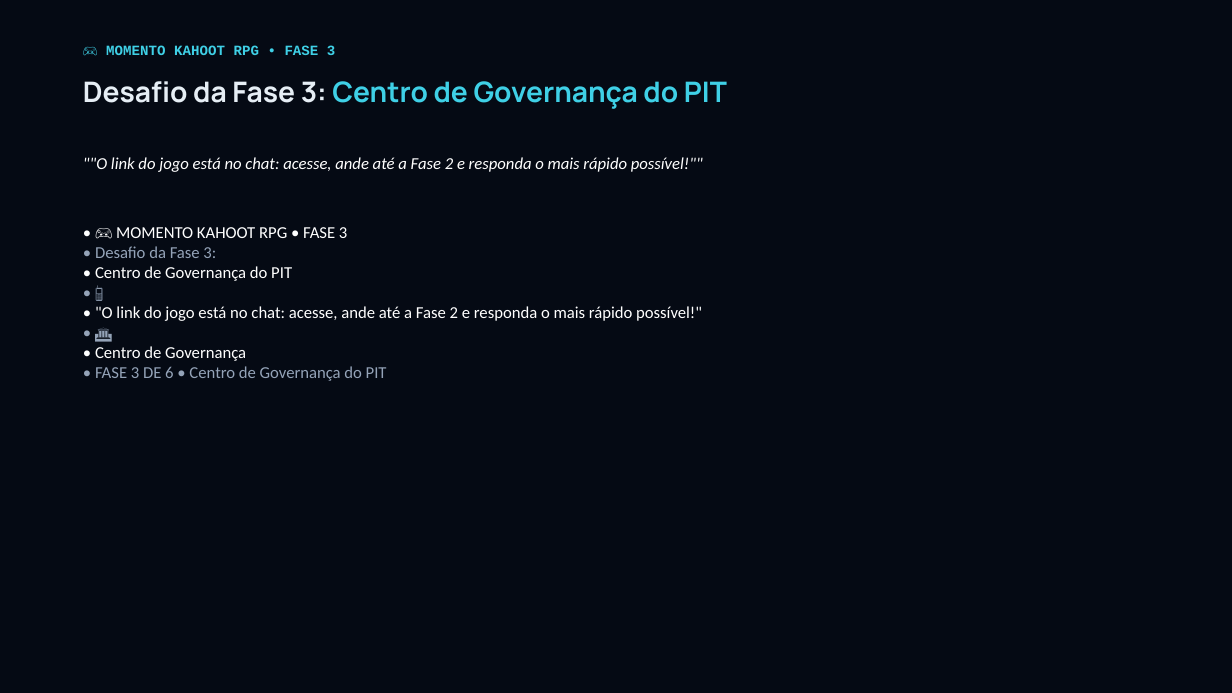
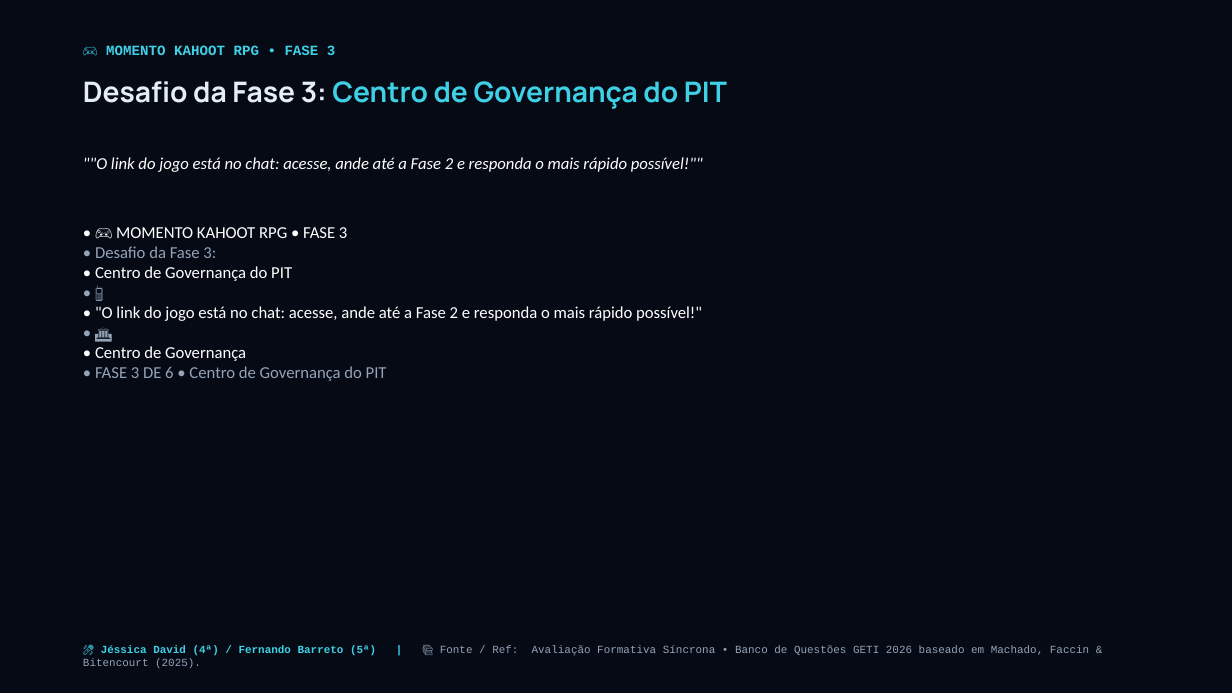
Before and after one commit to josuejofre/seminario-ecossistema-inovacao-pit, a slide deck: slide 19 of Seminario_5_Ecossistemas_Inovacao_Master.pptx. Drawn at 1232x693 pixels with LibreOffice and Linux fonts; fonts in the diff are those of the drawing. Boxes give left, top, right and bottom in pixels: in the first picture for what was removed or moved away, otherwise in the second. Text is boxed around its words. In the diff, an @@ line names an element or a change of style, - is before the commit and + after.

```diff
--- a/Seminario_5_Ecossistemas_Inovacao_Master.pptx
+++ b/Seminario_5_Ecossistemas_Inovacao_Master.pptx
@@ text added at <box>101,645,1089,656</box>, 8.5 pt, text #94A3B8 @@
+🎤 Jéssica David (4ª) / Fernando Barreto (5ª) | 📚 Fonte / Ref: Avaliação Formativa Síncrona • Banco de Questões GETI 2026 baseado em Machado, Faccin & Bitencourt (2025).
```
Also in this commit, not shown: 42 other slides changed, 1 slide removed, 4 other files.
